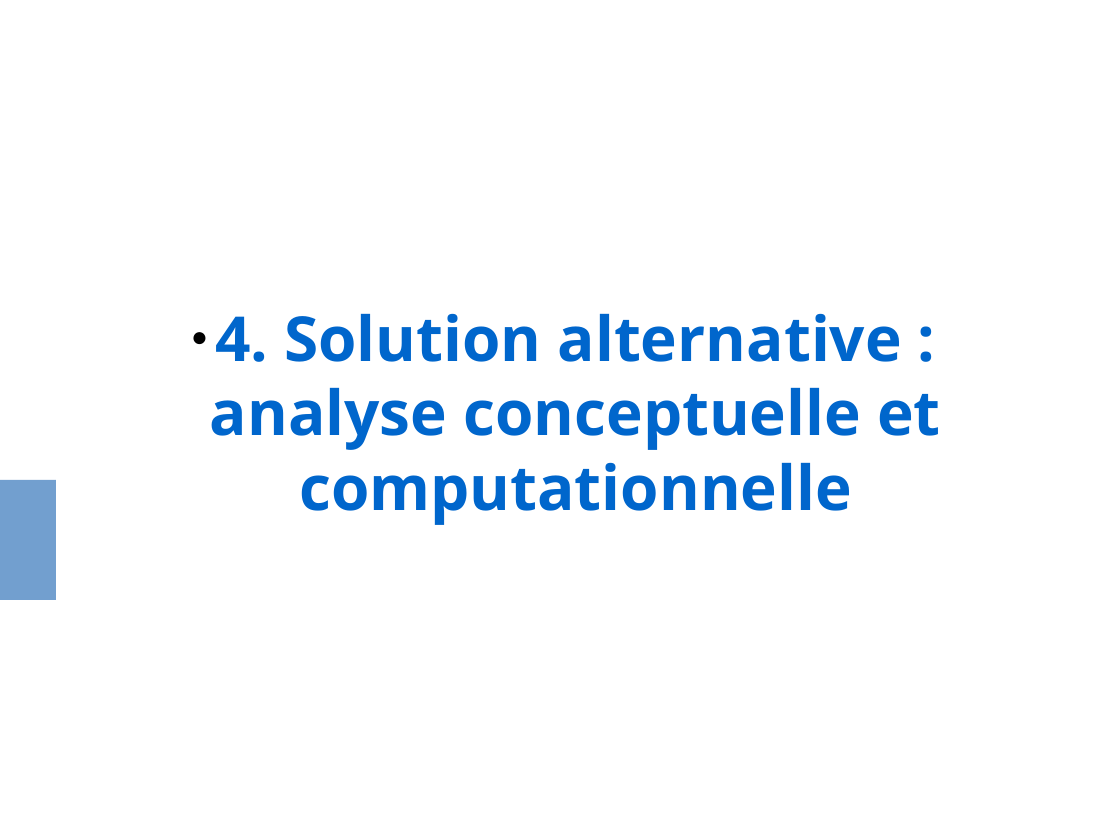
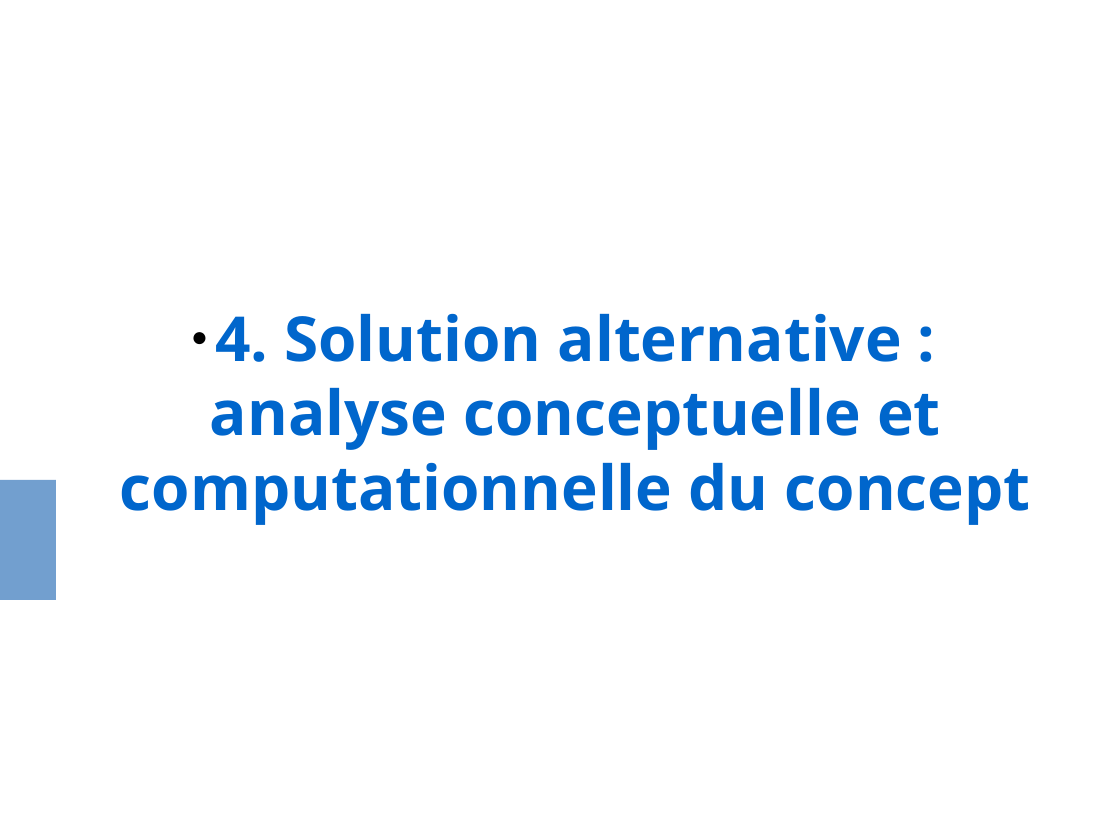
Before and after one commit to evadelmas/keystone_concept, a slide deck: slide 18 of presentation_LEIPS.odp. Drawn at 1120x840 pixels with LibreOffice and Linux fonts; fonts in the diff are those of the drawing. Boxes give left, top, right and bottom in pixels: in the first picture for what was removed or moved away, otherwise in the second. Text is boxed around its words. In the diff, an @@ line names an element or a change of style, - is before the commit and + after.

```diff
--- a/presentation_LEIPS.odp
+++ b/presentation_LEIPS.odp
@@ subtitle at [120,313,1031,525]: text changed @@
-● 4. Solution alternative : analyse conceptuelle et computationnelle
+● 4. Solution alternative : analyse conceptuelle et computationnelle du concept
```
Also in this commit, not shown: 1 other slide changed, 1 slide added, 1 other file.
